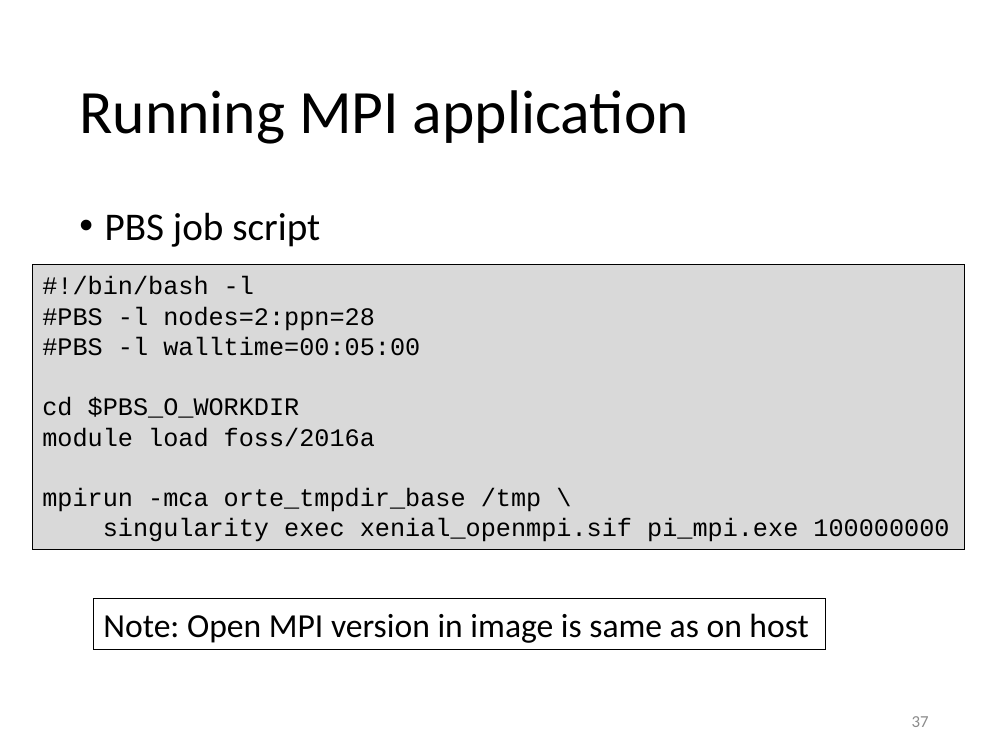
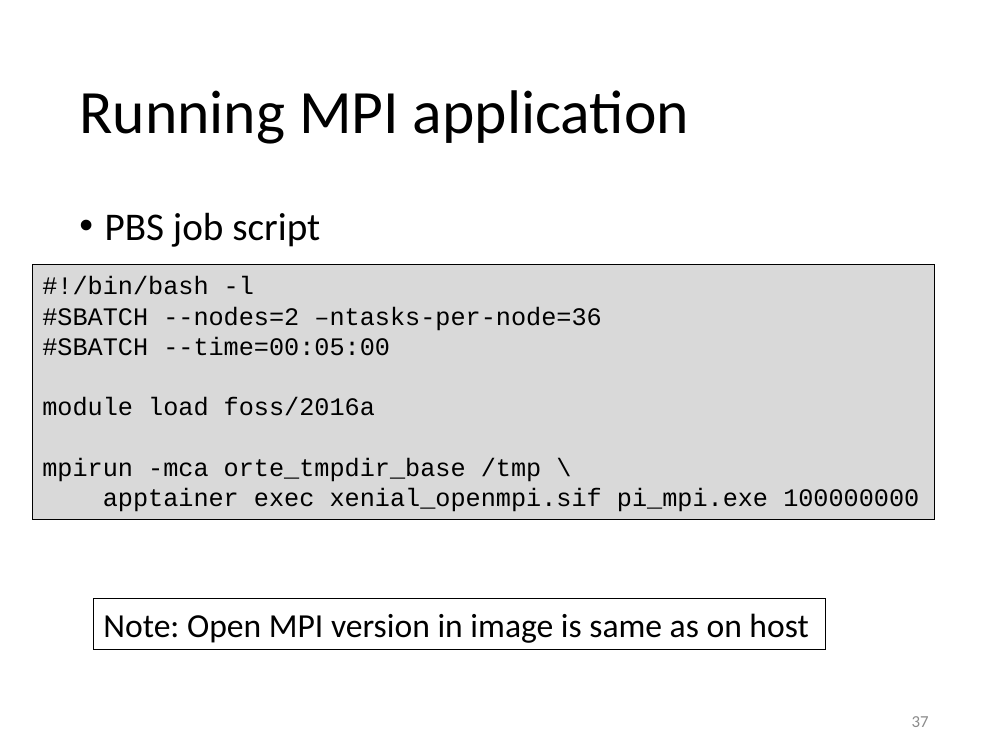
Before and after one commit to gjbex/Containers-for-HPC, a slide deck: slide 37 of containers_for_hpc.pptx. Drawn at 1008x756 pixels with LibreOffice and Linux fonts; fonts in the diff are those of the drawing. Boxes give left, top, right and bottom in pixels: in the first picture for what was removed or moved away, otherwise in the second. Text is boxed around its words. In the diff, an @@ line names an element or a change of style, - is before the commit and + after.

Commit message:
Update for apptainer, slurm

```diff
--- a/containers_for_hpc.pptx
+++ b/containers_for_hpc.pptx
@@ rectangle "#!/bin/bash -l" resized from (x1=32, y1=265, x2=965, y2=550) to (x1=32, y1=265, x2=934, y2=519) @@
@@ text in rectangle at (x1=42, y1=306, x2=601, y2=356): text changed @@
-#PBS -l nodes=2:ppn=28
-#PBS -l walltime=00:05:00
-cd $PBS_O_WORKDIR
+#SBATCH --nodes=2 –ntasks-per-node=36
+#SBATCH --time=00:05:00
@@ text in rectangle at (x1=103, y1=488, x2=919, y2=512): text changed @@
-singularity exec xenial_openmpi.sif pi_mpi.exe 100000000
+apptainer exec xenial_openmpi.sif pi_mpi.exe 100000000
```
Also in this commit, not shown: 21 other slides changed.
